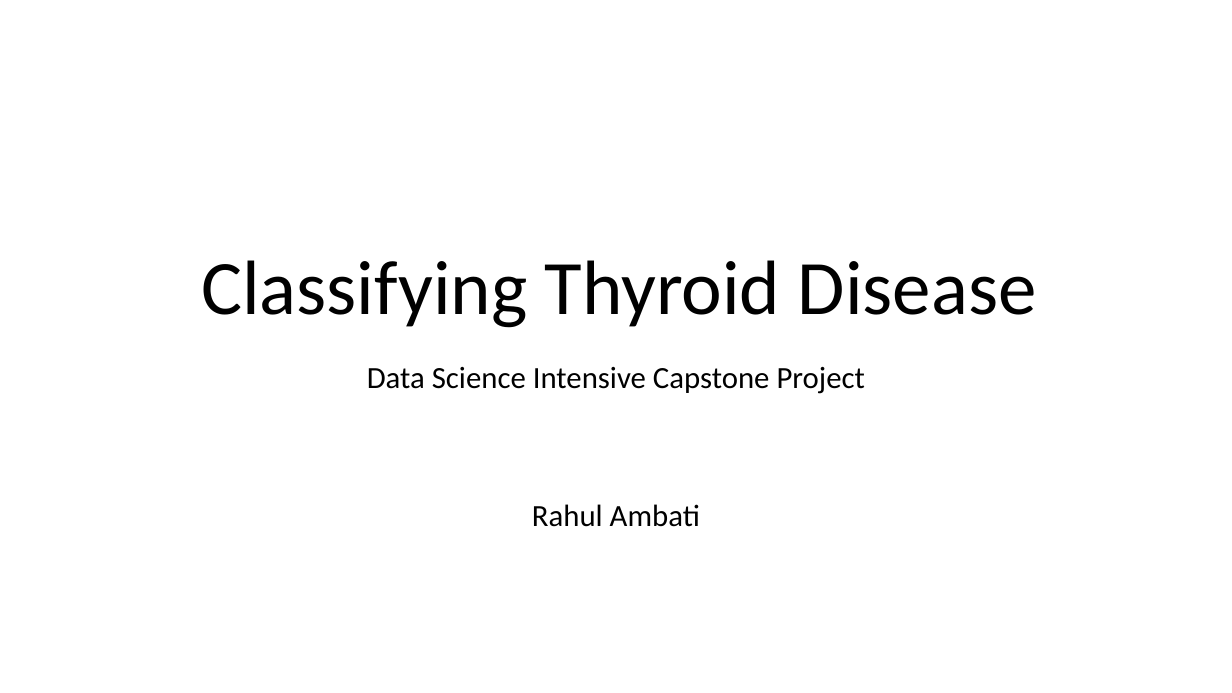
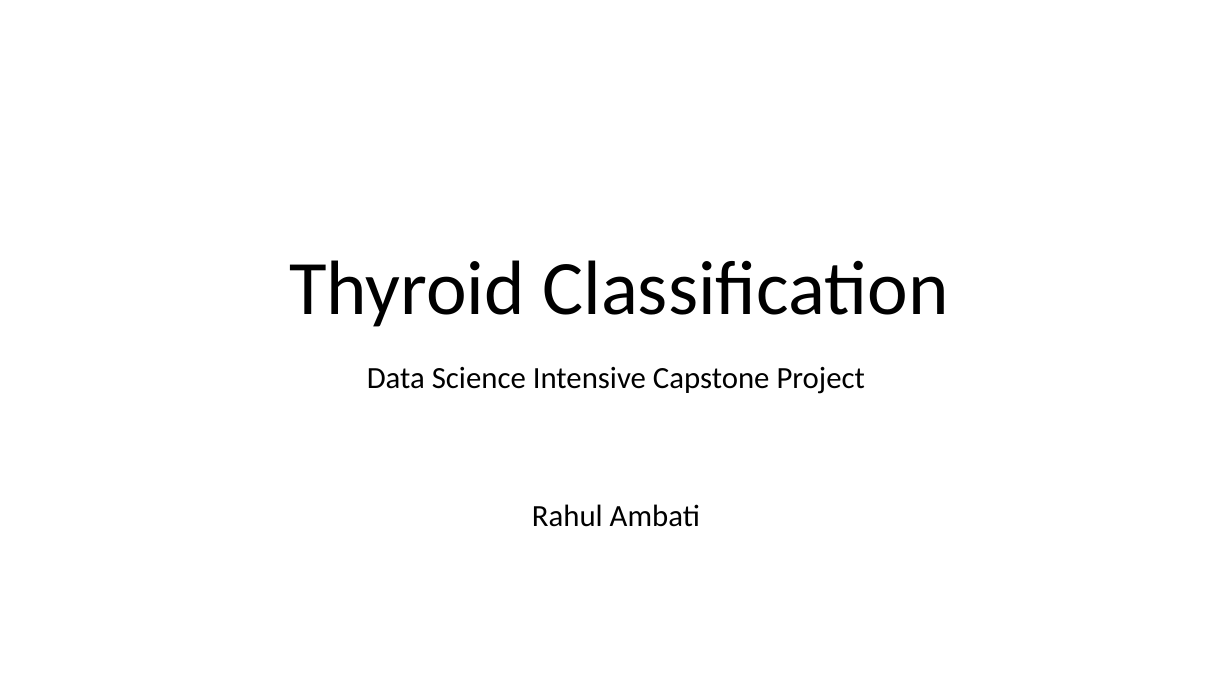
Before and after one commit to rahul7a/thyroid-classification, a slide deck: slide 1 of Reports/Classifying thyroid disease.pptx. Drawn at 1232x693 pixels with LibreOffice and Linux fonts; fonts in the diff are those of the drawing. Boxes give left, top, right and bottom in pixels: in the first picture for what was removed or moved away, otherwise in the second. Text is boxed around its words. In the diff, an @@ line names an element or a change of style, - is before the commit and + after.

```diff
--- a/Reports/Classifying thyroid disease.pptx
+++ b/Reports/Classifying thyroid disease.pptx
@@ title at (289,260,948,327): text changed @@
-Classifying Thyroid Disease
+Thyroid Classification
```
Also in this commit, not shown: 12 other slides changed, 2 slides added, 5 slides removed.
